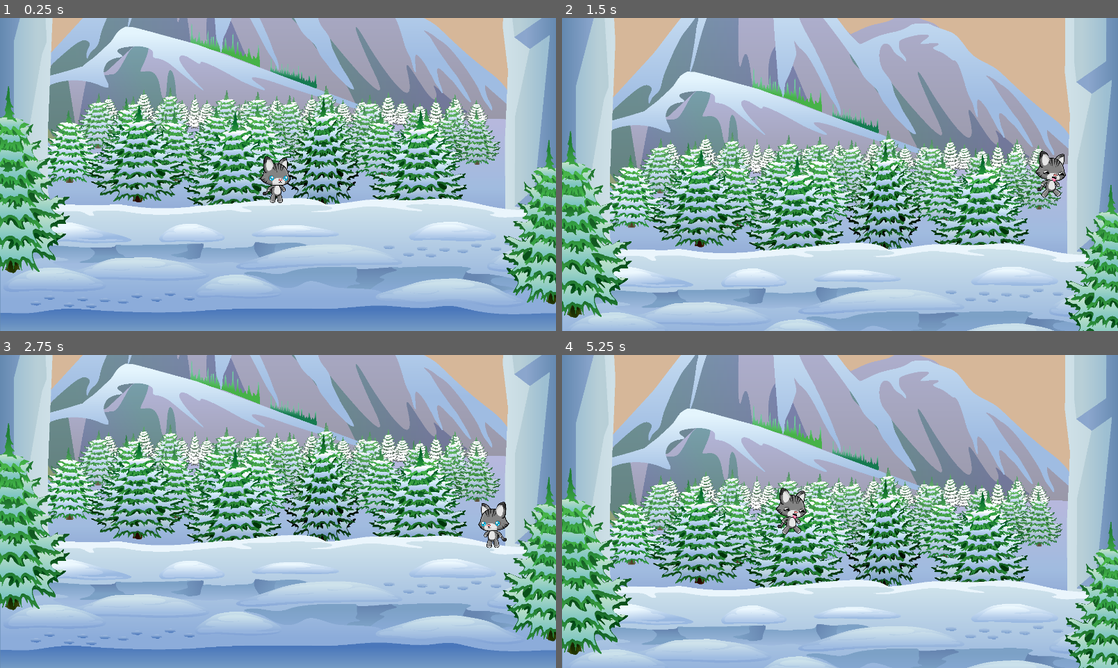
Above: before the commit, frames 1-4 (two rows, left to right).
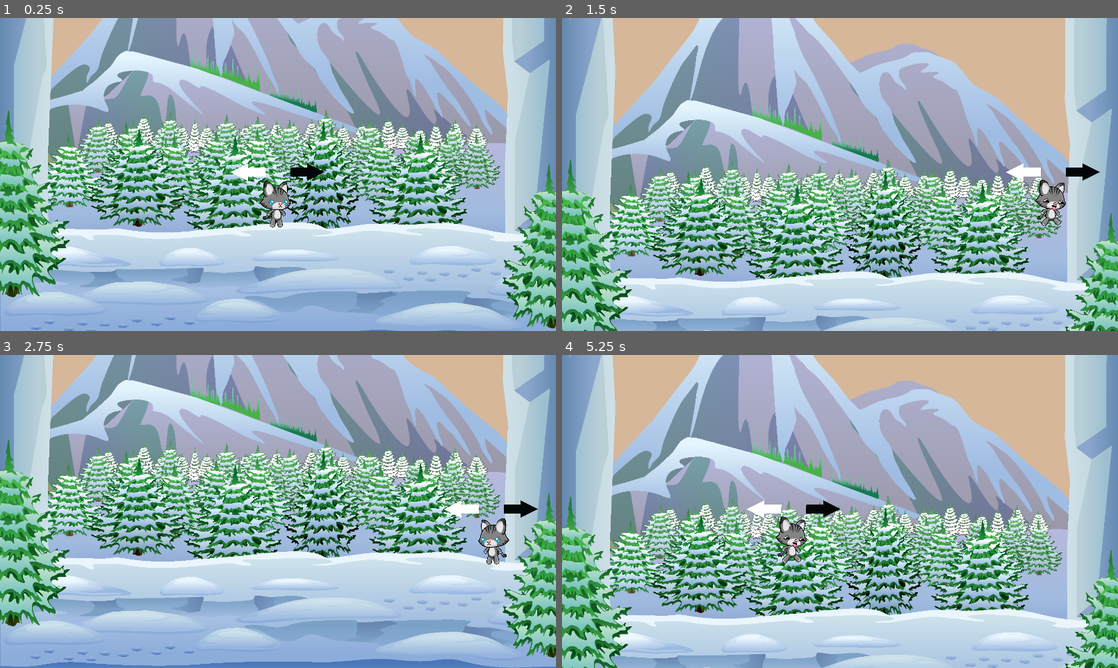
Above: after the commit, the same moments.

Repository: Pajammmy/jumpydoodle
Game: Godot game, scene res://level.tscn
Same seed, same stepped clock (60 frames per second), same inputs: the game is played once before the commit and once after it.
Inputs:
- Up to frame 1 (0.25 s): no input
- Up to frame 2 (1.5 s): hold Right (face_right) from 0.53 s (still down); tap R (extrahigh_jump) at 0.77 s
- Up to frame 3 (2.75 s): tap R (extrahigh_jump) at 1.52 s; release Right (face_right) at 2.03 s; hold Left (face_left) from 2.03 s (still down)
- Up to frame 4 (5.25 s): tap Enter at 2.75 s; release Left (face_left) at 2.78 s; hold Right (face_right) 2.78-4.28 s; tap R (extrahigh_jump) at 3.02, 3.77, 4.52 s; hold Left (face_left) 4.28-5.03 s; hold Right (face_right) from 5.03 s (still down)

The runs differ from the first frame. In frame 1, 67% of the frame differs, in the area x 0-100%, y 0-100%; in frame 2, 64%; in frame 3, 62%; in frame 4, 64%.

Commit message:
adding arrows to indicate direction

Diff:
--- a/hero.tscn
+++ b/hero.tscn
@@ -1,7 +1,8 @@
-[gd_scene load_steps=44 format=3 uid="uid://bxrqnsfw8pjy7"]
+[gd_scene load_steps=48 format=3 uid="uid://bxrqnsfw8pjy7"]
 
 [ext_resource type="Script" path="res://hero.gd" id="1_lyich"]
 [ext_resource type="Texture2D" uid="uid://e41atvvws23k" path="res://assets/catdog/cat/Fall (1).png" id="2_m6egw"]
+[ext_resource type="Texture2D" uid="uid://15ejrh2ohtmj" path="res://assets/arrow/whitearrow.png" id="3_7h4ch"]
 [ext_resource type="Texture2D" uid="uid://coonu1h1x0yc5" path="res://assets/catdog/cat/Fall (2).png" id="3_win3u"]
 [ext_resource type="Texture2D" uid="uid://1r5yyv1fdso3" path="res://assets/catdog/cat/Fall (3).png" id="4_m8kwr"]
 [ext_resource type="Texture2D" uid="uid://bplmy8anvn50m" path="res://assets/catdog/cat/Fall (4).png" id="5_vbdf6"]
@@ -39,6 +40,45 @@
 [ext_resource type="Texture2D" uid="uid://dol3yjpt4t2xb" path="res://assets/catdog/dog/Idle (8).png" id="35_u7dpu"]
 [ext_resource type="Texture2D" uid="uid://derepqsnwvjrf" path="res://assets/catdog/dog/Idle (9).png" id="36_q0bcb"]
 [ext_resource type="Texture2D" uid="uid://onn3wb35ij4d" path="res://assets/catdog/dog/Idle (10).png" id="37_6fo4t"]
+[ext_resource type="Texture2D" uid="uid://cl4c1qdtwxm4m" path="res://assets/arrow/arrow.png" id="40_7np17"]
+
+[sub_resource type="SpriteFrames" id="SpriteFrames_6srar"]
+animations = [{
+"frames": [{
+"duration": 1.0,
+"texture": ExtResource("40_7np17")
+}],
+"loop": true,
+"name": &"arrow",
+"speed": 5.0
+}, {
+"frames": [{
+"duration": 1.0,
+"texture": ExtResource("3_7h4ch")
+}],
+"loop": true,
+"name": &"whitearrow",
+"speed": 5.0
+}]
+
+[sub_resource type="SpriteFrames" id="SpriteFrames_lfj6d"]
+animations = [{
+"frames": [{
+"duration": 1.0,
+"texture": ExtResource("40_7np17")
+}],
+"loop": true,
+"name": &"arrow",
+"speed": 5.0
+}, {
+"frames": [{
+"duration": 1.0,
+"texture": ExtResource("3_7h4ch")
+}],
+"loop": true,
+"name": &"whitearrow",
+"speed": 5.0
+}]
 
 [sub_resource type="CapsuleShape2D" id="CapsuleShape2D_av4mw"]
 radius = 140.0
@@ -201,6 +241,19 @@
 scale = Vector2(0.3, 0.3)
 script = ExtResource("1_lyich")
 
+[node name="rightarrow" type="AnimatedSprite2D" parent="."]
+position = Vector2(270, -286.667)
+scale = Vector2(0.558893, 0.558893)
+sprite_frames = SubResource("SpriteFrames_6srar")
+animation = &"arrow"
+
+[node name="leftarrow" type="AnimatedSprite2D" parent="."]
+position = Vector2(-276.667, -283.333)
+rotation = 3.14159
+scale = Vector2(0.569638, 0.569638)
+sprite_frames = SubResource("SpriteFrames_lfj6d")
+animation = &"whitearrow"
+
 [node name="CollisionShape2D" type="CollisionShape2D" parent="."]
 shape = SubResource("CapsuleShape2D_av4mw")
 
@@ -213,6 +266,7 @@
 animation = &"jump"
 
 [node name="Camera2D" type="Camera2D" parent="."]
+position = Vector2(-250, -263.333)
 limit_left = 0
 limit_top = -4000
 limit_right = 1536
Binary file added: assets/arrow/arrow.png
Not shown, added: assets/arrow/arrow.png.import
Binary file added: assets/arrow/whitearrow.png
Not shown, added: assets/arrow/whitearrow.png.import
Binary file added: assets/snow/arrow.png
Not shown, added: assets/snow/arrow.png.import
Not shown, added: assets/snow/arrow.ai
